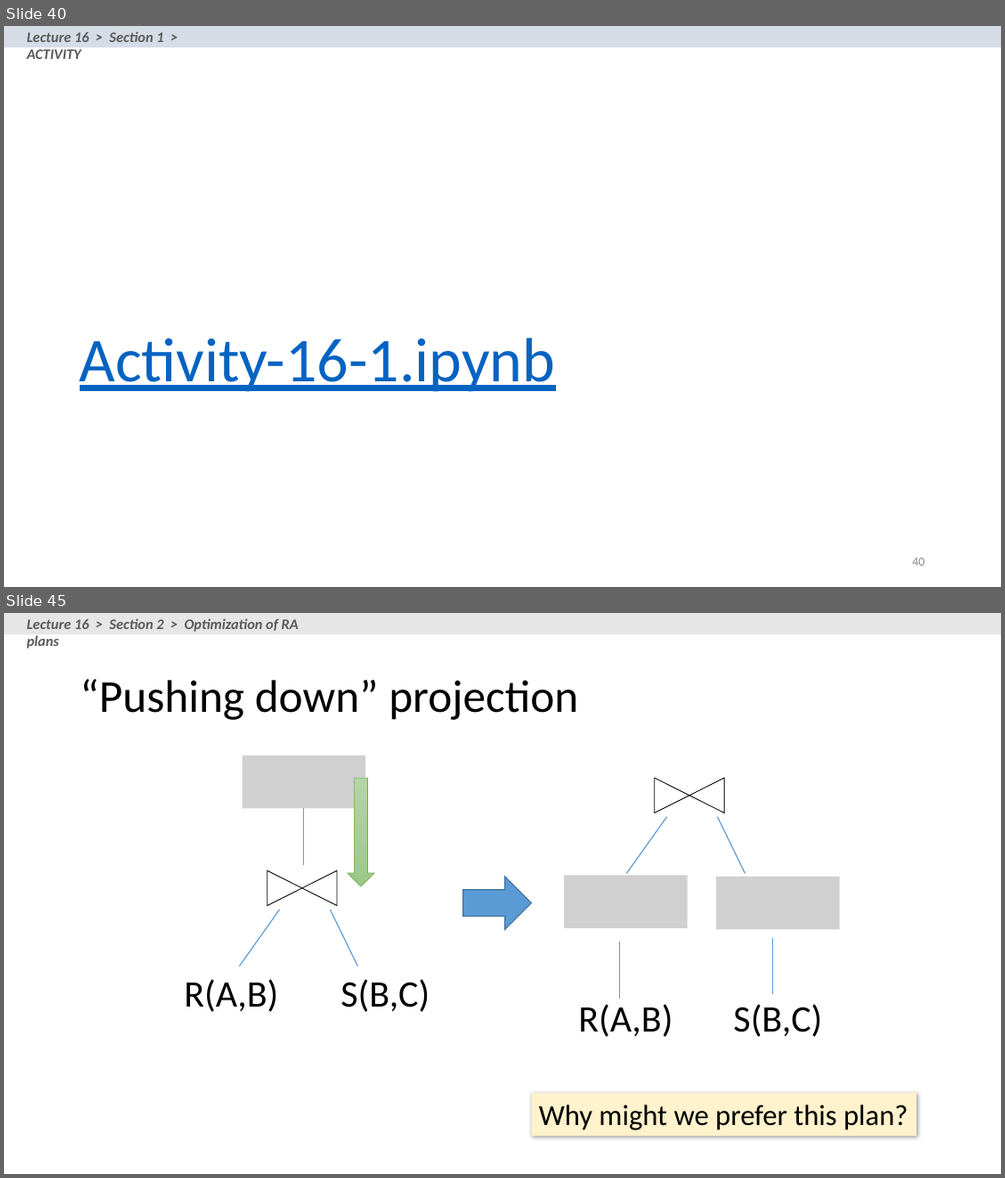
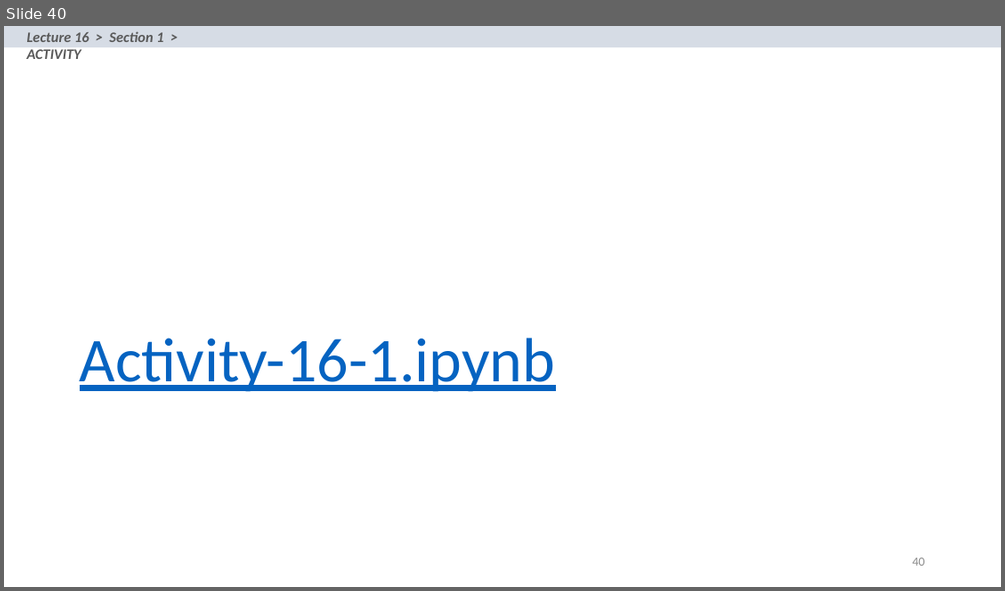
Before and after one commit to XIEQ/cs145-notebooks, a slide deck: lecture-16/Lecture_16_Relational_Algebra.pptx. Shown one above the other, each under a label of ours: slides 40 and 45 before the commit, slide 40 after it; the slides between them are not shown. The pictures are 1005x1178 and 1005x591 pixels, drawn with LibreOffice and Linux fonts; fonts in the diff are those of the drawing; grey boxes stand for pictures. Boxes give left, top, right and bottom in pixels: in the first picture for what was removed or moved away, otherwise in the second. Text is boxed around its words. In the diff, an @@ line names an element or a change of style, - is before the commit and + after.

```diff
--- a/lecture-16/Lecture_16_Relational_Algebra.pptx
+++ b/lecture-16/Lecture_16_Relational_Algebra.pptx
@@ slide 45 removed at <box>4,613,1001,1174</box>, background #FFFFFF @@
@@ rectangle removed at <box>4,613,1001,634</box> @@
@@ text removed at <box>27,618,299,649</box> @@
-Lecture 16 > Section 2 > Optimization of RA plans
@@ title removed at <box>80,679,578,720</box> @@
-“Pushing down” projection
@@ picture removed at <box>243,755,366,808</box> @@
@@ down arrow removed at <box>348,778,374,886</box> @@
@@ line removed from (304, 865) to (304, 808) @@
@@ flow chart collate removed at <box>267,870,337,906</box> @@
@@ right arrow removed at <box>463,876,531,929</box> @@
@@ line removed from (240, 966) to (280, 909) @@
@@ line removed from (357, 966) to (330, 909) @@
@@ group removed at <box>564,778,840,1037</box>: 4 lines, 2 pictures, 2 texts, 1 flow chart collate @@
-R(A,B)
-S(B,C)
@@ text removed at <box>184,979,278,1012</box> @@
-R(A,B)
@@ text removed at <box>340,979,429,1012</box> @@
-S(B,C)
@@ rectangle removed at <box>531,1093,916,1135</box> @@
-Why might we prefer this plan?
```
Also in this commit, not shown: 18 slides changed, 14 other slides removed, 7 other files.
